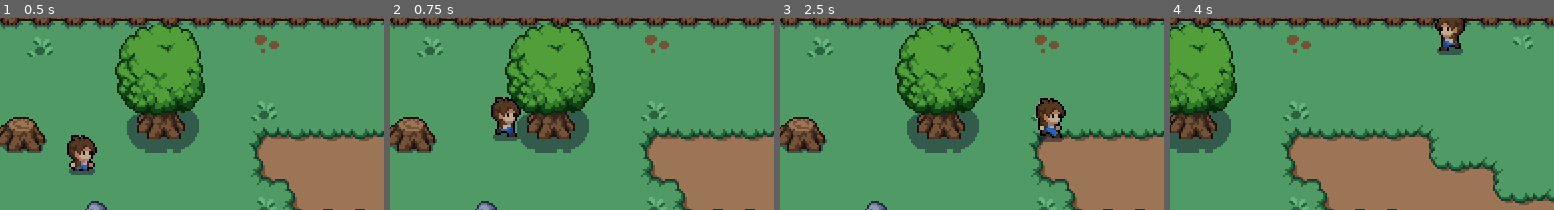
Above: before the commit, frames 1-4 (left to right).
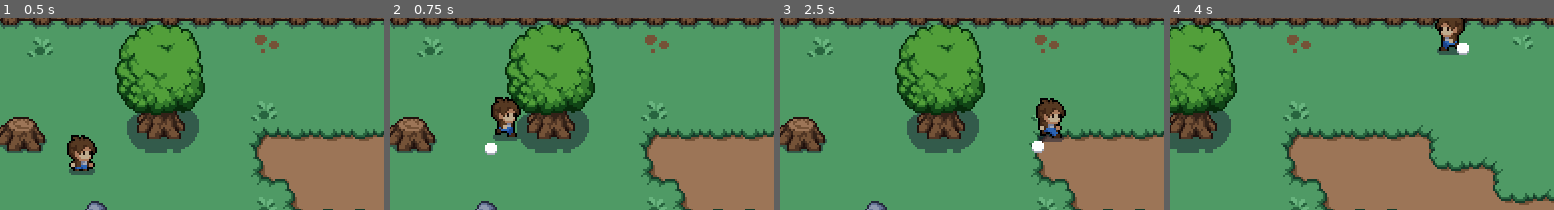
Above: after the commit, the same moments.

Repository: wowanamatsu/estudos_godot
Game: Godot game, scene res://scenes/level.tscn
The game is run twice, just before and just after one commit, with the same random seed, the same clock (stepped at 60 frames per second) and the same inputs.
Inputs:
- Up to frame 1 (0.5 s): no input
- Up to frame 2 (0.75 s): hold D (right) from 0.53 s (still down); hold W (top) from 0.53 s (still down)
- Up to frame 3 (2.5 s): release D (right) at 1.28 s; release W (top) at 1.28 s; hold S (down) 1.28-2.03 s; tap W (top) at 1.35 s; hold D (right) from 2.03 s (still down); hold W (top) from 2.03 s (still down)
- Up to frame 4 (4 s): release W (top) at 2.78 s; tap W (top) at 2.85 s; release D (right) at 3.53 s; hold A (left) from 3.53 s (still down); hold W (top) from 3.53 s (still down)
The pictures show only the part of the screen within x 13-63%, y 5-55%; the shares and areas given below are measured in that part.

Frame 1 is identical in both runs. In frame 2, 0.2% of the frame differs, in the area x 24-28%, y 65-72%; in frame 3, 0.2%; in frame 4, 0.2%.

Commit message:
Adicionando particulas

Diff:
--- a/Woods/scenes/player.tscn
+++ b/Woods/scenes/player.tscn
@@ -83,6 +83,23 @@
 "update": 1,
 "values": [ 6, 7, 8, 9, 10, 11 ]
 }
+tracks/1/type = "method"
+tracks/1/path = NodePath(".")
+tracks/1/interp = 1
+tracks/1/loop_wrap = true
+tracks/1/imported = false
+tracks/1/enabled = true
+tracks/1/keys = {
+"times": PoolRealArray( 0.1, 0.4 ),
+"transitions": PoolRealArray( 1, 1 ),
+"values": [ {
+"args": [  ],
+"method": "instance_particles"
+}, {
+"args": [  ],
+"method": "instance_particles"
+} ]
+}
 
 [sub_resource type="RectangleShape2D" id=6]
 extents = Vector2( 6, 6.5 )
@@ -109,6 +126,7 @@
 shape = SubResource( 6 )
 
 [node name="Camera" type="Camera2D" parent="."]
+visible = false
 current = true
 limit_left = 0
 limit_top = 0
--- /dev/null
+++ b/Woods/scenes/player/run_particles.tscn
@@ -0,0 +1,35 @@
+[gd_scene load_steps=8 format=2]
+
+[ext_resource path="res://assets/particles/dust_particles_01.png" type="Texture" id=1]
+[ext_resource path="res://scripts/run_particles.gd" type="Script" id=2]
+
+[sub_resource type="AtlasTexture" id=1]
+atlas = ExtResource( 1 )
+region = Rect2( 0, 0, 12, 12 )
+
+[sub_resource type="AtlasTexture" id=2]
+atlas = ExtResource( 1 )
+region = Rect2( 12, 0, 12, 12 )
+
+[sub_resource type="AtlasTexture" id=3]
+atlas = ExtResource( 1 )
+region = Rect2( 24, 0, 12, 12 )
+
+[sub_resource type="AtlasTexture" id=4]
+atlas = ExtResource( 1 )
+region = Rect2( 36, 0, 12, 12 )
+
+[sub_resource type="SpriteFrames" id=5]
+animations = [ {
+"frames": [ SubResource( 1 ), SubResource( 2 ), SubResource( 3 ), SubResource( 4 ) ],
+"loop": true,
+"name": "idle",
+"speed": 10.0
+} ]
+
+[node name="RunParticles" type="AnimatedSprite"]
+frames = SubResource( 5 )
+animation = "idle"
+script = ExtResource( 2 )
+
+[connection signal="animation_finished" from="." to="." method="_on_animation_finished"]
--- a/Woods/scripts/player.gd
+++ b/Woods/scripts/player.gd
@@ -1,4 +1,6 @@
 extends KinematicBody2D
+
+const PARTICLES: PackedScene = preload("res://scenes/player/run_particles.tscn")
 
 var velocity: Vector2
 export (int) var Speed = 60
@@ -34,3 +36,10 @@
 		sprite.flip_h = false
 	elif velocity.x < 0:
 		sprite.flip_h = true
+
+
+func instance_particles() -> void:
+	var particle = PARTICLES.instance()
+	get_tree().root.call_deferred("add_child", particle)
+	particle.global_position = global_position + Vector2(0, 16)
+	particle.play_particle()
--- /dev/null
+++ b/Woods/scripts/run_particles.gd
@@ -0,0 +1,8 @@
+extends AnimatedSprite
+
+
+func play_particle() -> void:
+	play()
+
+func _on_animation_finished() -> void:
+	queue_free()
